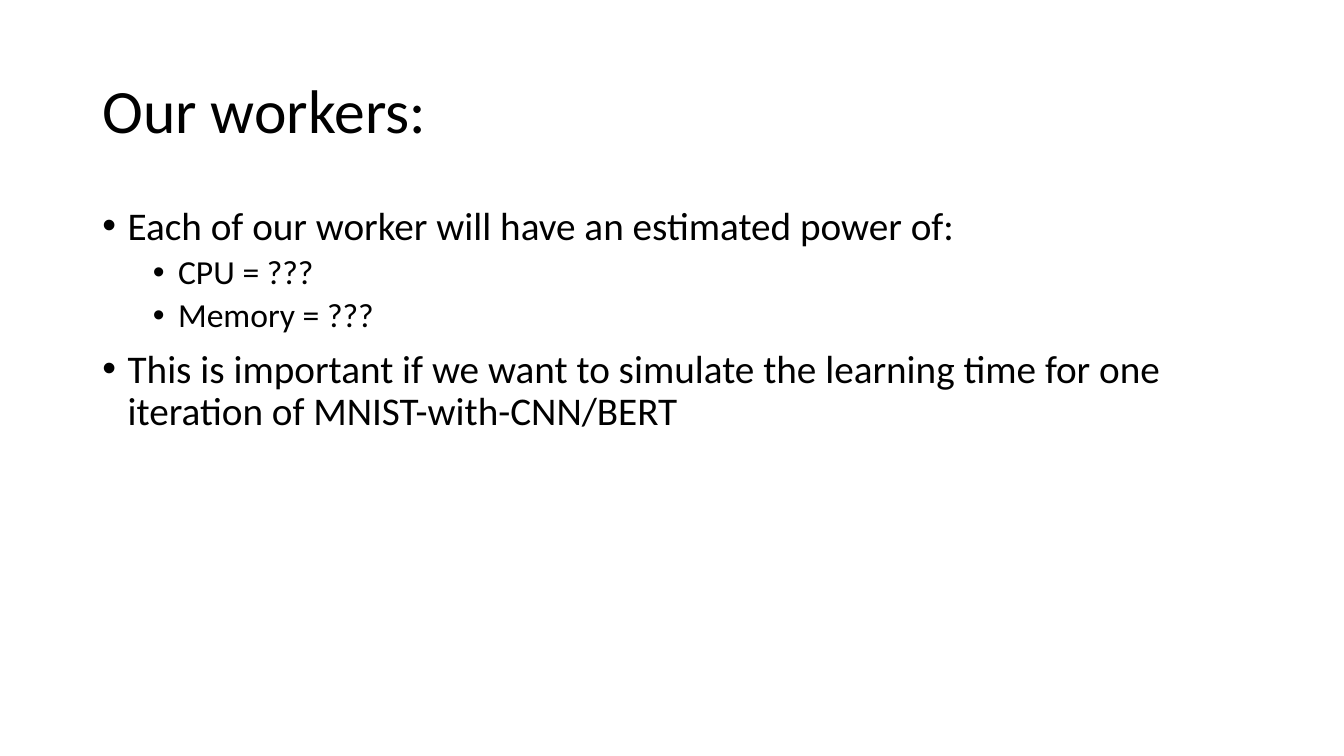
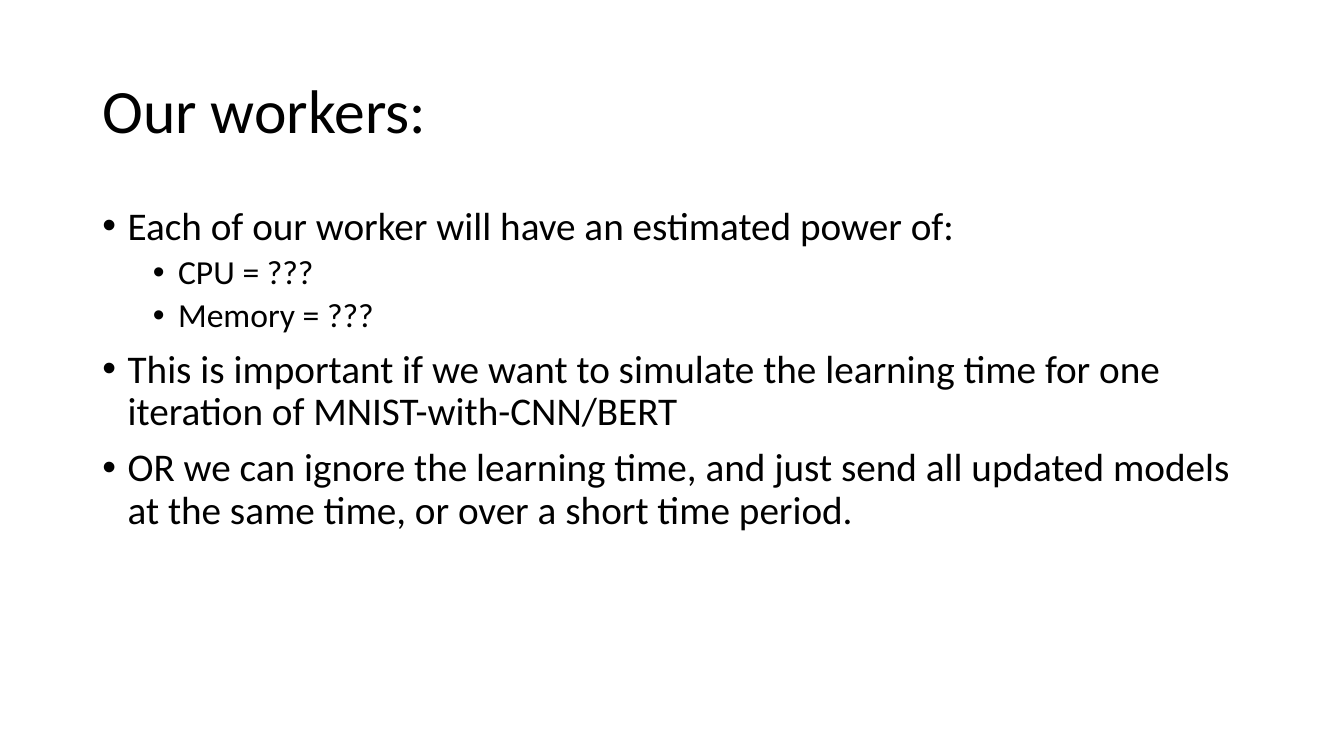
Before and after one commit to douglasbouchet/ML_on_blockchain, a slide deck: slide 8 of Presentation.pptx (slide 5 before the commit). Drawn at 1344x756 pixels with LibreOffice and Linux fonts; fonts in the diff are those of the drawing. Boxes give left, top, right and bottom in pixels: in the first picture for what was removed or moved away, otherwise in the second. Text is boxed around its words. In the diff, an @@ line names an element or a change of style, - is before the commit and + after.

```diff
--- a/Presentation.pptx
+++ b/Presentation.pptx
@@ text at box(128, 453, 1229, 531): paragraph added @@
+• OR we can ignore the learning time, and just send all updated models at the same time, or over a short time period.
```
Also in this commit, not shown: 5 other slides changed, 8 slides added, 3 slides removed.
